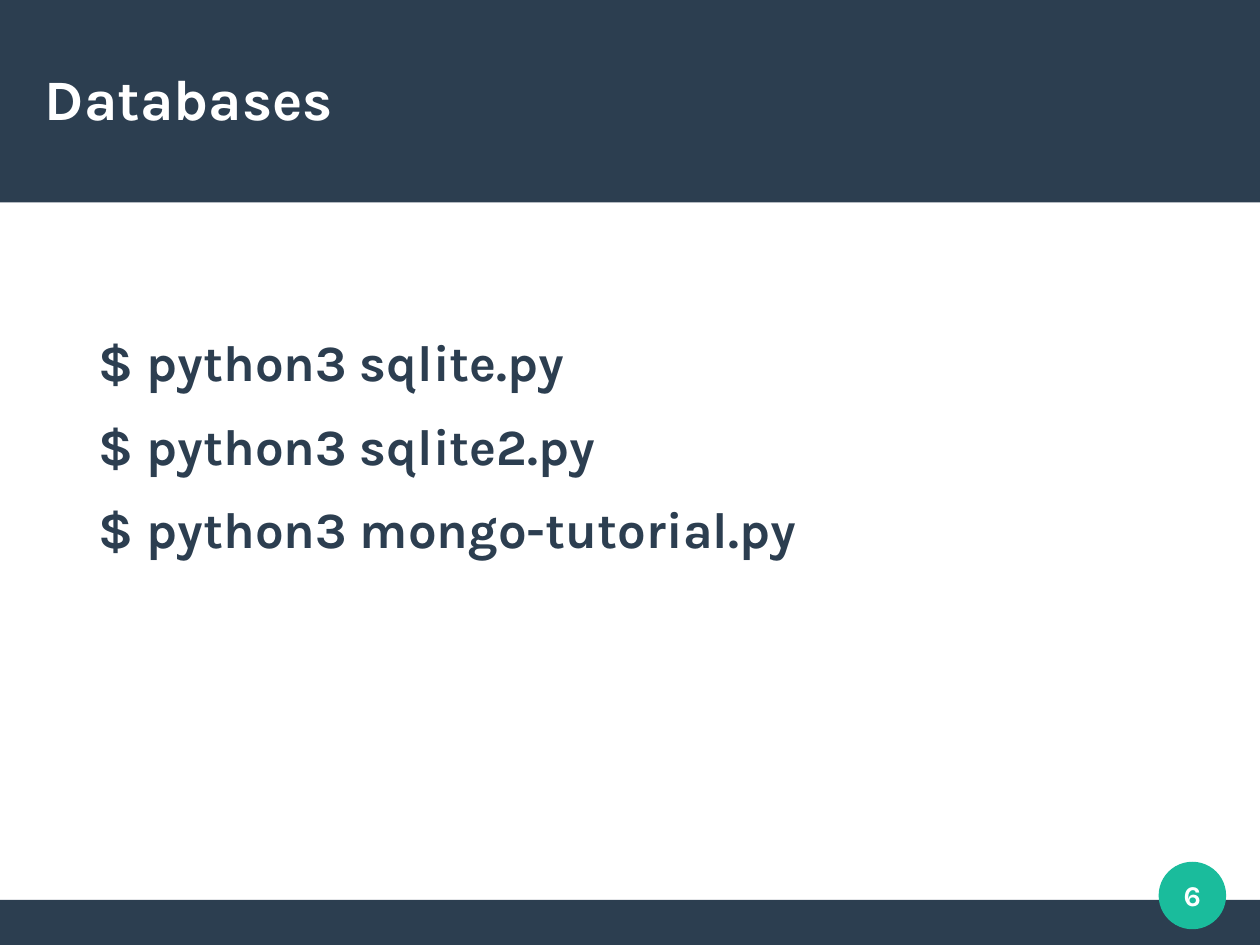
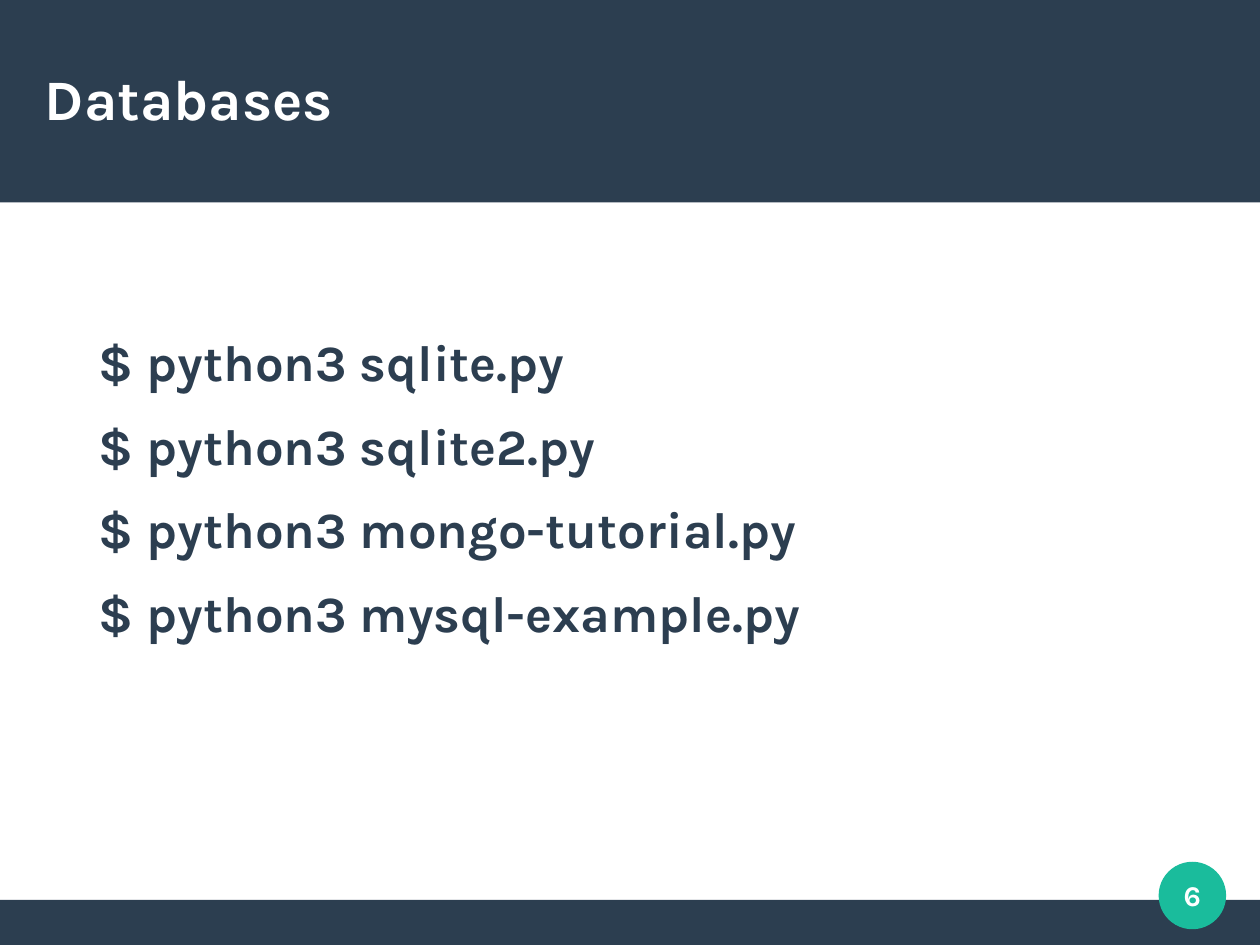
Before and after one commit to davidam/python-examples, a slide deck: slide 6 of presentations/storing-data.odp. Drawn at 1260x945 pixels with LibreOffice and Linux fonts; fonts in the diff are those of the drawing. Boxes give left, top, right and bottom in pixels: in the first picture for what was removed or moved away, otherwise in the second. Text is boxed around its words. In the diff, an @@ line names an element or a change of style, - is before the commit and + after.

```diff
--- a/presentations/storing-data.odp
+++ b/presentations/storing-data.odp
@@ text at bbox=[147, 597, 800, 644]: paragraph added @@
+$ python3 mysql-example.py
```
Also in this commit, not shown: 1 slide added.
